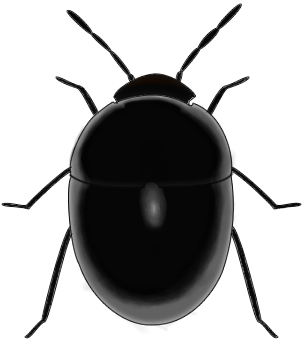
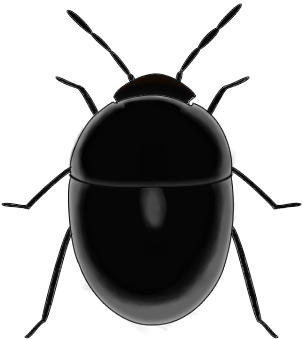
Two versions of the same layered image (w=303, h=340). Layer-by-layer changes:
painted on "correcting_lines" over [147, 197, 163, 221]
added layer "mid_line glow" above "outer line" over [68, 170, 233, 189]
painted on "shades copy" over [144, 181, 159, 187]
